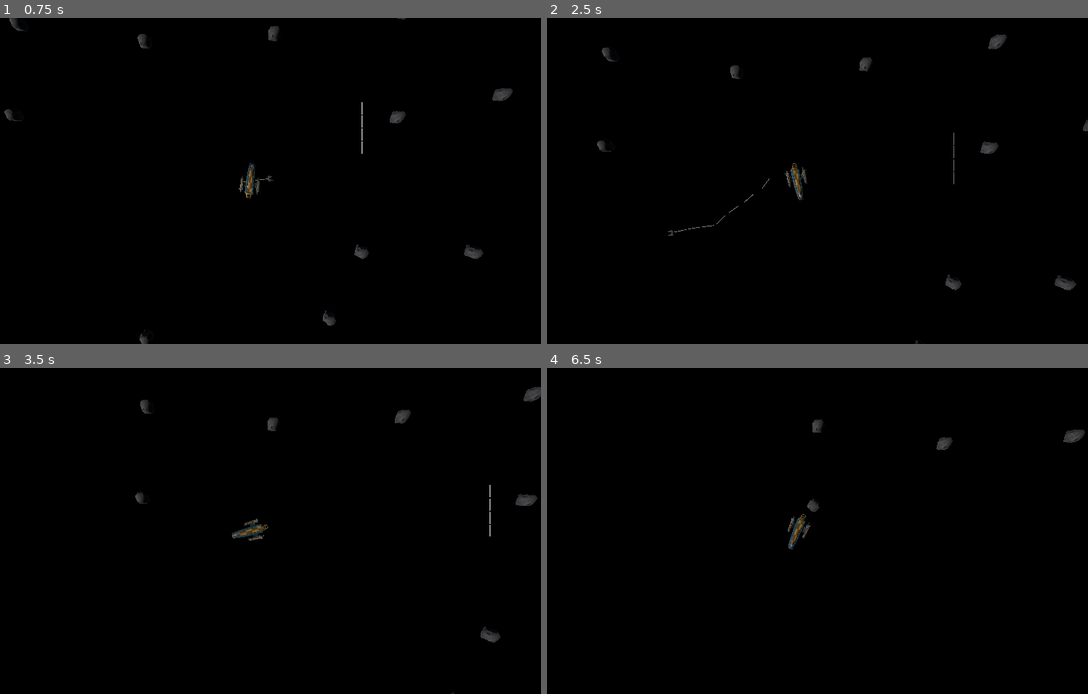
Above: before the commit, frames 1-4 (two rows, left to right).
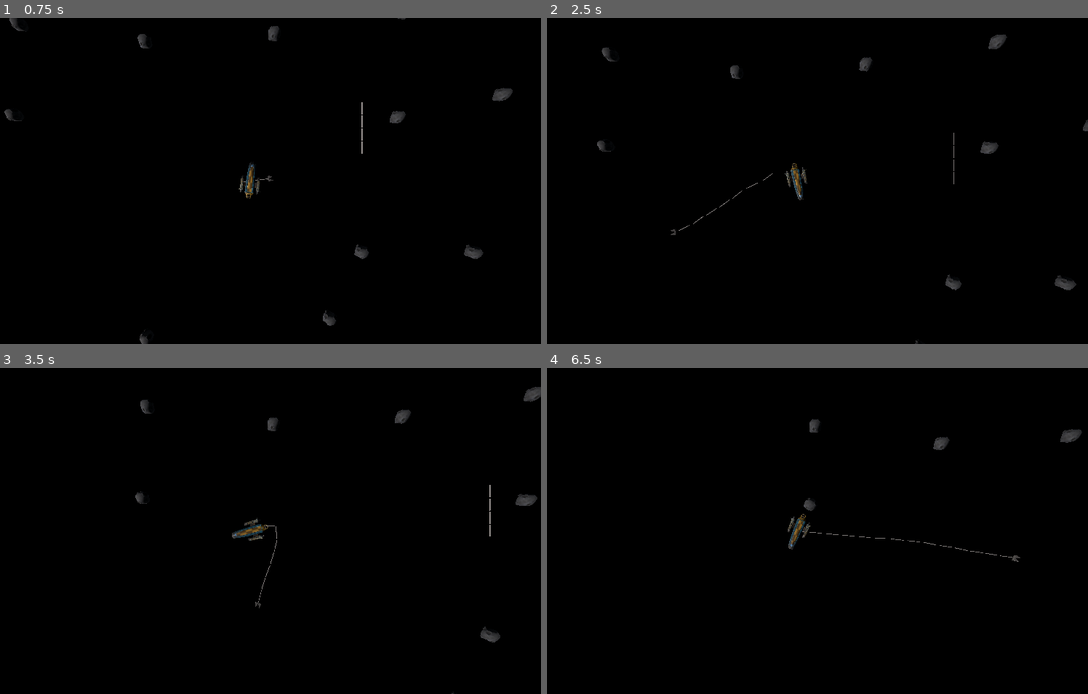
Above: after the commit, the same moments.

Repository: ALP-Games/Asteroid-collection-game
Game: Godot game, scene res://levels/world.tscn
Two runs of this game, one before a commit and one after it. Both use one fixed random seed, a clock stepped at 60 frames per second and the inputs below.
Inputs (mouse positions are in pixels of both pictures, inside the frame that each line leads up to):
- Up to frame 1 (0.75 s): tap Enter at 0.5 s; move the mouse to (378, 164) at 0.52 s; hold D (rot_right) from 0.53 s (still down); click (378, 164) at 0.6 s
- Up to frame 2 (2.5 s): right-click (925, 164) at 0.8 s; move the mouse to (682, 197) at 1.27 s; release D (rot_right) at 1.28 s; hold S (reverse) 1.28-2.03 s; right-click (682, 197) at 1.35 s; click (682, 197) at 1.55 s; move the mouse to (855, 109) at 2.02 s; hold D (rot_right) from 2.03 s (still down); click (855, 109) at 2.1 s; right-click (855, 109) at 2.3 s
- Up to frame 3 (3.5 s): move the mouse to (221, 596) at 2.77 s; release D (rot_right) at 2.78 s; hold W (thrust) from 2.78 s (still down); right-click (221, 596) at 2.85 s; click (221, 596) at 3.05 s
- Up to frame 4 (6.5 s): move the mouse to (974, 579) at 3.52 s; release W (thrust) at 3.53 s; hold Space (stop) 3.53-4.28 s; hold A (rot_left) 3.53-5.03 s; right-click (974, 579) at 3.8 s; move the mouse to (622, 482) at 4.27 s; click (622, 482) at 4.35 s; move the mouse to (828, 531) at 5.02 s; hold S (reverse) 5.03-5.78 s; right-click (828, 531) at 5.1 s; click (828, 531) at 5.17 s; move the mouse to (709, 449) at 5.77 s; hold D (rot_right) from 5.78 s (still down); click (709, 449) at 5.85 s

Frame 1 is identical in both runs. In frame 2, less than 0.1% of the frame differs, in the area x 22-42%, y 47-67%; in frame 3, less than 0.1%; in frame 4, 0.3%, in the area x 45-100%, y 15-60%.
Error before the commit: Invalid access to property or key 'rope_end' on a base object of type 'Nil'. (res://actors/rope_emitter.gd:164)

Commit message:
rope and collision changes

Diff:
--- a/actors/rope_emitter.gd
+++ b/actors/rope_emitter.gd
@@ -1,7 +1,7 @@
 class_name RopeEmitter extends Node3D
 
 #const MAX_TANGENTIAL_VELOCITY := 30.0
-const MAX_ROPE_STRETCH := 1.3
+const MAX_ROPE_STRETCH := 1.4
 
 #const ROPE_SEGMENT = preload("res://actors/rope_segment.tscn")
 @export var first_segment_scene: PackedScene = load("res://actors/anchor.tscn")
@@ -49,6 +49,8 @@
 	if first_segment and first_segment.has_method("release_target"):
 		first_segment.release_target()
 	rope_target = null
+	for rope_segment in rope_segments:
+		rope_segment.disable_collision()
 	_accelerate_last_segment_retraction()
 
 
@@ -161,6 +163,8 @@
 
 
 func _accelerate_last_segment_retraction() -> void:
+	if not last_segment:
+		return
 	var desired_direction := (global_position - last_segment.rope_end.global_position).normalized()
 	var negative_force:= -(last_segment.linear_velocity.normalized() - desired_direction) * retraction_force
 	last_segment.apply_force(desired_direction * retraction_force + negative_force, last_segment.rope_end.global_position)
--- a/actors/rope_segment.gd
+++ b/actors/rope_segment.gd
@@ -6,12 +6,17 @@
 
 @onready var rope_front: Node3D = $RopeFront
 @onready var rope_end: Node3D = $RopeEnd
+@onready var collision_shape_3d: CollisionShape3D = $CollisionShape3D
 
 
 func _ready() -> void:
 	pass
 	#var direction := Vector3.FORWARD.rotated(Vector3.UP, rotation.y)
 	#apply_central_force(direction * 100)
+
+
+func disable_collision() -> void:
+	collision_shape_3d.disabled = true
 
 
 func attach(other: RigidBody3D, other_pin_point: Vector3) -> void:
